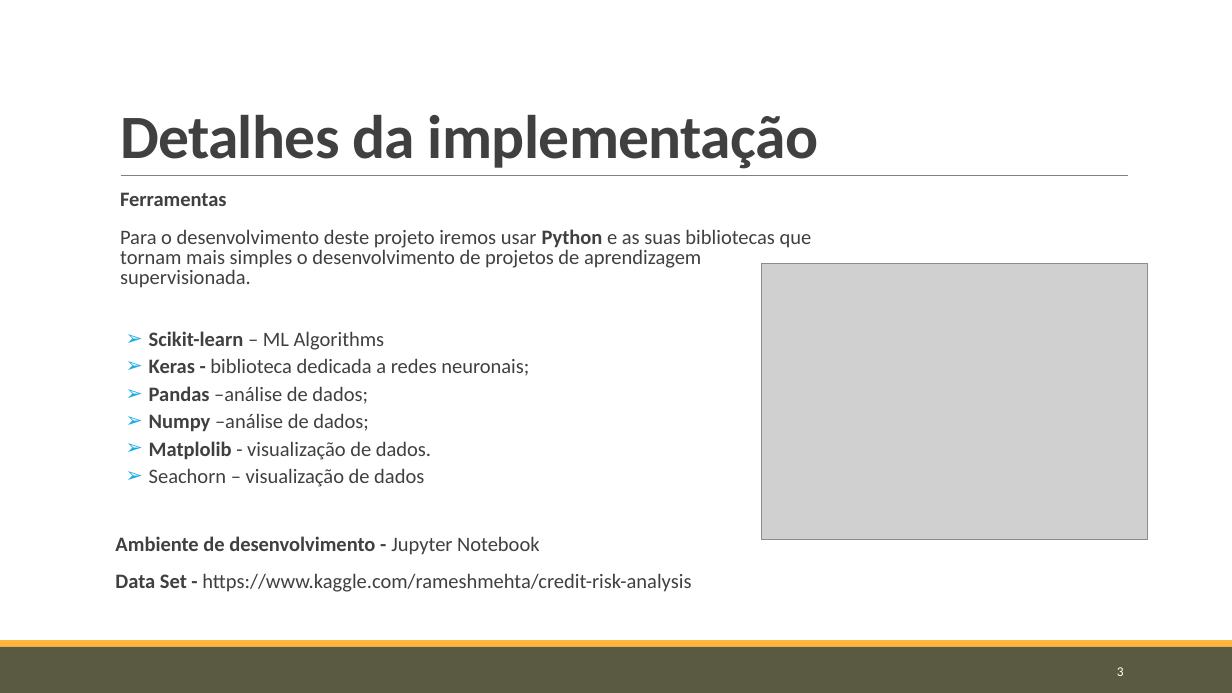
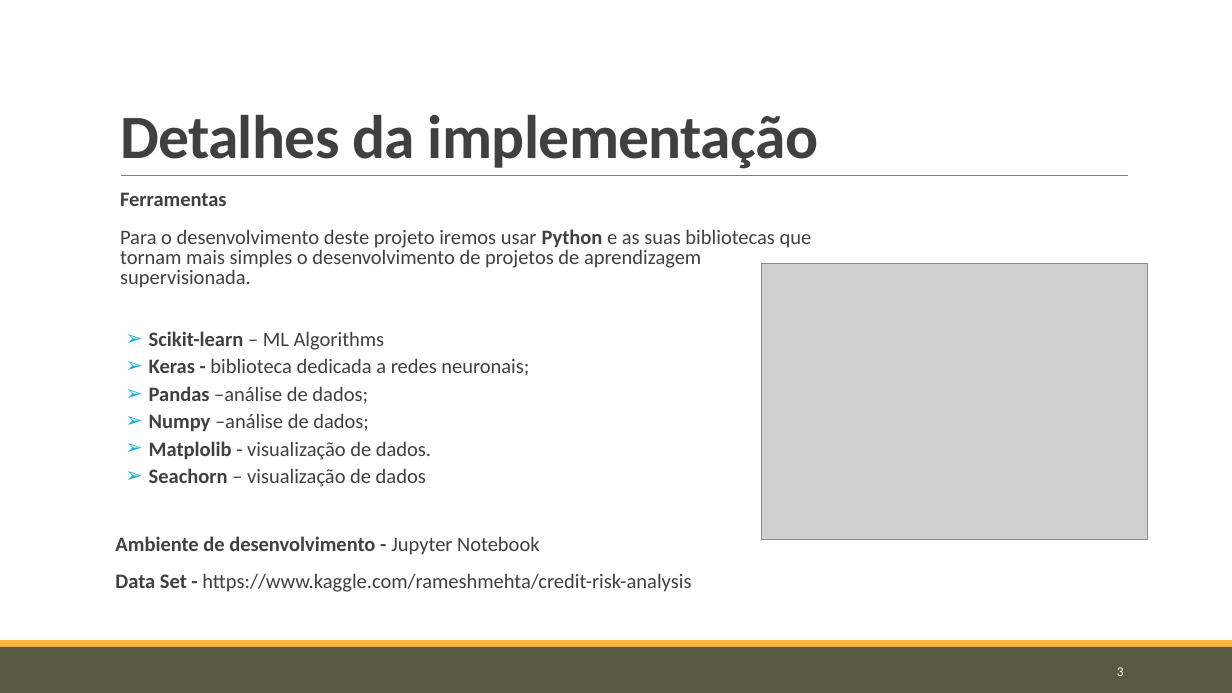
Before and after one commit to pedrovponte/IART-g39, a slide deck: slide 3 of proj2/docs/finalpresentation.pptx. Drawn at 1232x693 pixels with LibreOffice and Linux fonts; fonts in the diff are those of the drawing; grey boxes stand for pictures. Boxes give left, top, right and bottom in pixels: in the first picture for what was removed or moved away, otherwise in the second. Text is boxed around its words. In the diff, an @@ line names an element or a change of style, - is before the commit and + after.

```diff
--- a/proj2/docs/finalpresentation.pptx
+++ b/proj2/docs/finalpresentation.pptx
@@ text at (149,468,426,487): bold on in "Seachorn" @@
```
Also in this commit, not shown: 4 other slides changed.
